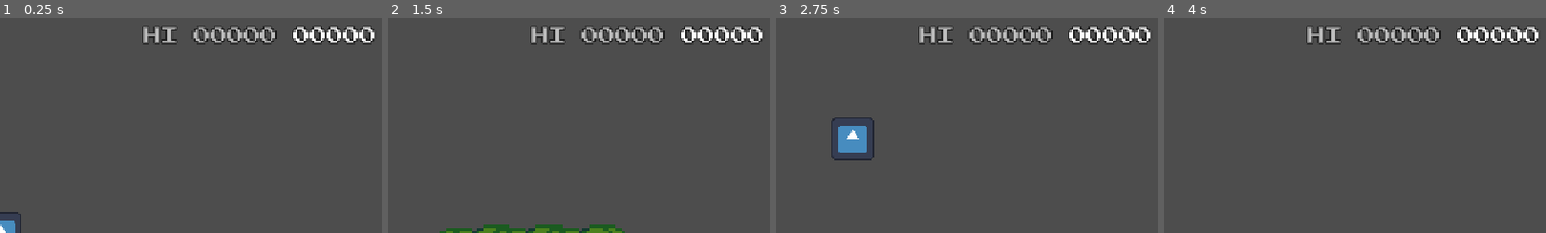
Above: before the commit, frames 1-4 (left to right).
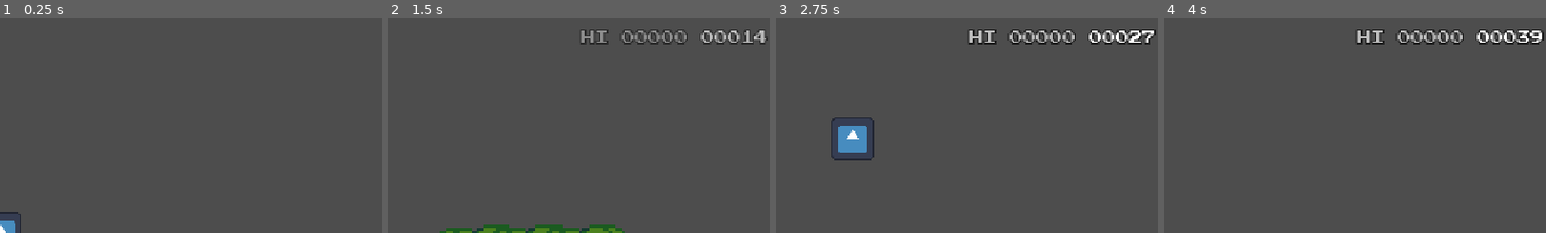
Above: after the commit, the same moments.

Repository: Aperaine/Desktop-Dino
Game: Godot game, scene res://game.tscn
Two runs of this game, one before a commit and one after it. Both use one fixed random seed, a clock stepped at 60 frames per second and the inputs below. The engine's default icon, where the game draws it, is replaced by a stand-in: a white triangle on a blue panel in a dark square.
Inputs (mouse positions are % of the whole screen's width and height, from its top left):
- Up to frame 1 (0.25 s): no input
- Up to frame 2 (1.5 s): tap Enter (ui_accept) at 0.5 s; move the mouse to (82, 4) at 0.52 s; hold Down (crouch) 0.53-1.28 s; click (82, 4) at 0.77 s; move the mouse to (30, 55) at 1.27 s; tap Down (crouch) at 1.35 s
- Up to frame 3 (2.75 s): click (30, 55) at 1.52 s; move the mouse to (60, 28) at 2.02 s; hold Down (crouch) from 2.03 s (still down)
- Up to frame 4 (4 s): move the mouse to (45, 70) at 2.77 s; release Down (crouch) at 2.78 s; tap Down (crouch) at 2.85 s; click (45, 70) at 3.02 s; move the mouse to (80, 65) at 3.52 s; hold Down (crouch) from 3.53 s (still down); click (80, 65) at 3.77 s
The pictures show only the part of the screen within x 50-100%, y 0-50%; the shares and areas given below are measured in that part.

The runs differ from the first frame. In frame 1, 2.9% of the frame differs, in the area x 37-98%, y 3-13%; in frame 2, 3.4%; in frame 3, 3.4%; in frame 4, 3.4%, in the area x 37-100%, y 3-13%.

Commit message:
Made score system

Diff:
--- a/desktopDino/game.tscn
+++ b/desktopDino/game.tscn
@@ -13,7 +13,7 @@
 
 [sub_resource type="Theme" id="Theme_hve3p"]
 default_font = ExtResource("1_vef74")
-default_font_size = 25
+default_font_size = 20
 RichTextLabel/constants/outline_size = 10
 
 [sub_resource type="TileSetAtlasSource" id="TileSetAtlasSource_fc0e3"]
@@ -322,7 +322,7 @@
 terrain_set_0/terrain_0/color = Color(0.5, 0.34375, 0.25, 1)
 sources/0 = SubResource("TileSetAtlasSource_fc0e3")
 
-[node name="Game" type="Control" node_paths=PackedStringArray("ground", "dino")]
+[node name="Game" type="Control" node_paths=PackedStringArray("ground", "dino", "scoreDisplay")]
 layout_mode = 3
 anchors_preset = 15
 anchor_right = 1.0
@@ -333,6 +333,7 @@
 script = ExtResource("1_e2o6t")
 ground = NodePath("Gameplay/Ground")
 dino = NodePath("Gameplay/Dino/Dino")
+scoreDisplay = NodePath("Score")
 
 [node name="Gameplay" type="Control" parent="."]
 layout_mode = 1
@@ -391,10 +392,11 @@
 [node name="Score" type="RichTextLabel" parent="."]
 custom_minimum_size = Vector2(0, 30)
 layout_mode = 2
-offset_left = 716.0
+offset_left = 542.0
 offset_top = 10.0
 offset_right = 1167.0
 offset_bottom = 40.0
+grow_horizontal = 0
 bbcode_enabled = true
 text = "[color=gray]HI 00000 [color=white]00000 "
 fit_content = true
@@ -403,6 +405,8 @@
 script = ExtResource("10_hve3p")
 
 [connection signal="gameStart" from="." to="Gameplay/Ground" method="_on_game_game_start"]
+[connection signal="gameStart" from="." to="Score" method="_on_game_start"]
 [connection signal="restart" from="." to="Gameplay/Ground" method="_on_game_restart"]
 [connection signal="restart" from="." to="Gameplay/Right Alignment/Cactus Spawner" method="_on_game_restart"]
+[connection signal="restart" from="." to="Score" method="_on_game_restart"]
 [connection signal="nextIteration" from="Gameplay/Ground/Ground" to="Gameplay/Ground" method="_on_ground_next_iteration"]
--- a/desktopDino/score.gd
+++ b/desktopDino/score.gd
@@ -1,20 +1,69 @@
 extends RichTextLabel
 
-const pulse := "[pulse freq=5 color=gold ease=1]"
+const pulse := "[pulse freq=10 color=gold ease=1]"
 
-@export var score := 0
+@export var score :float = 0
 @export var high := 0
 
 var scoreEffect = ""
+var config = ConfigFile.new()
 
 # Called when the node enters the scene tree for the first time.
 func _ready() -> void:
-	pass # Replace with function body.
+	modulate = Color.TRANSPARENT
+
+	set_process(true)
+	score = 0
+	config.load("user://scores.cfg")
+	high = config.get_value("scores","high",0)
+	setScore()
 
 
 # Called every frame. 'delta' is the elapsed time since the previous frame.
 func _process(delta: float) -> void:
-	pass
+	score += 10 * delta
+	if int(score) % 100 < 20 && score >= 100:
+		scoreEffect = pulse
+	else:
+		scoreEffect = ""
+	setScore()
 
 func setScore():
-	text = "[color=gray]HI %h\n[color=white]%e%s" % [str(high),str(score),scoreEffect]
+	var tempText = "[color=gray]HI %s [color=white]%s%s "# % returnStringWithZeroes(high)#,returnStringWithZeroes(score),scoreEffect
+	text = tempText % [returnStringWithZeroes(high),scoreEffect,returnStringWithZeroes(int(score))]
+
+func returnStringWithZeroes(num:int):
+	var numString = str(num)
+
+	if num < 10:
+		return( "0000" + numString )
+	elif num < 100:
+		return( "000" + numString )
+	elif num < 1000:
+		return ("00" + numString)
+	elif num < 10000:
+		return ("0" + numString)
+	else:
+		return ( numString )
+
+
+func _on_game_start() -> void:
+	var tween = create_tween()
+	tween.tween_property(self,"modulate",Color.WHITE,1)
+
+
+func _on_game_restart() -> void:
+	score = 0
+	set_process(true)
+
+	var tween = create_tween()
+	tween.tween_property(self,"modulate",Color.TRANSPARENT,0.2)
+
+func updateHigh():
+	if score > high:
+		high = score
+		config.set_value("scores","high",high)
+		config.save("user://scores.cfg")
+
+		scoreEffect = ""
+		setScore()
--- a/desktopDino/scripts/game.gd
+++ b/desktopDino/scripts/game.gd
@@ -10,6 +10,7 @@
 @export var running:bool = false
 @export var gameEnded:bool = false
 @export var speed:float
+@export var scoreDisplay:RichTextLabel
 
 
 const STARTINGSPEED:int = 700
@@ -74,6 +75,10 @@
 	dino.death()
 	dino.movementAllowed = false
 
+	scoreDisplay.set_process(false)
+	scoreDisplay.updateHigh()
+
+
 func newGame():
 	print("newgame")
 	gameEnded = false
